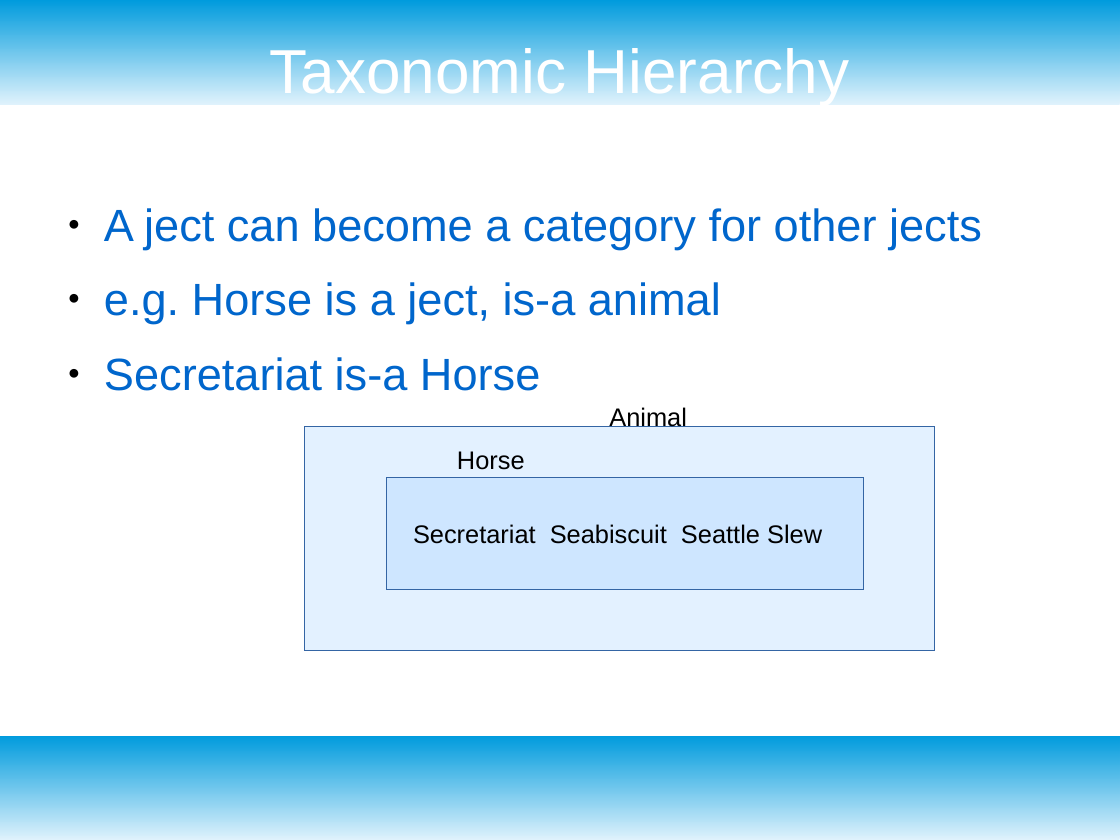
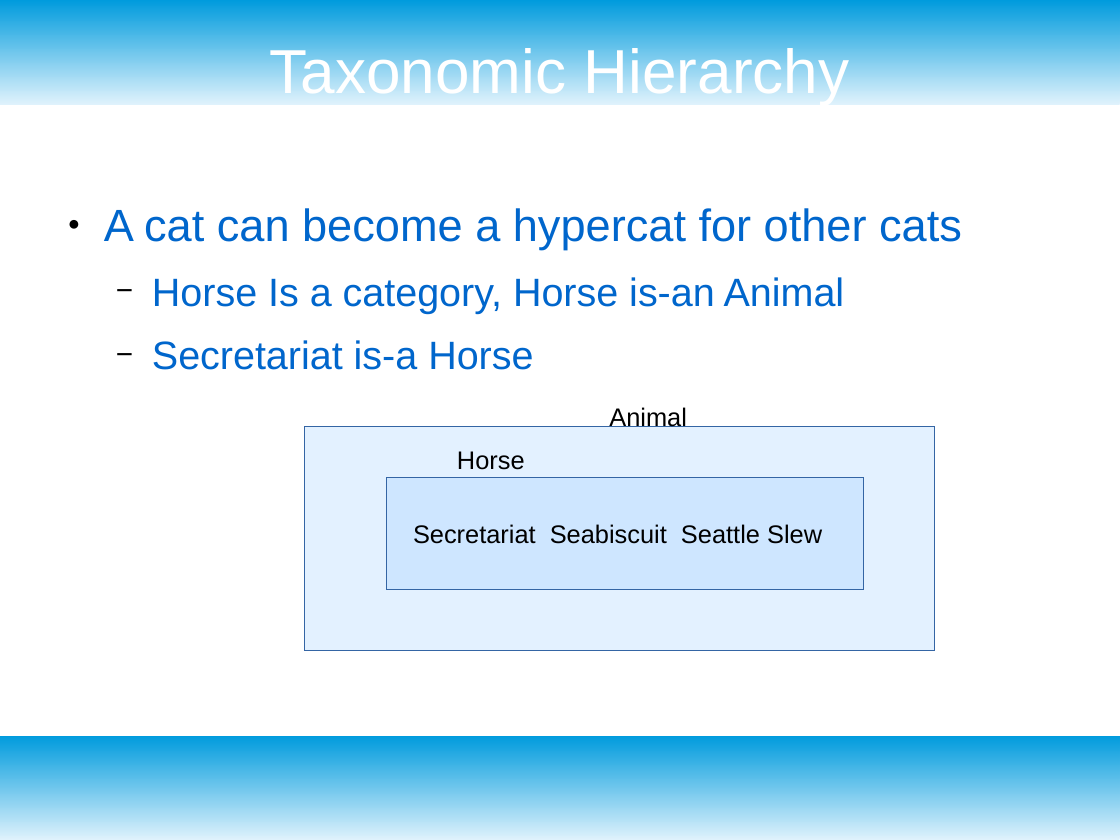
Before and after one commit to livcoco/pensieve, a slide deck: slide 9 of docs/categorizer_concepts.odp (slide 8 before the commit). Drawn at 1120x840 pixels with LibreOffice and Linux fonts; fonts in the diff are those of the drawing. Boxes give left, top, right and bottom in pixels: in the first picture for what was removed or moved away, otherwise in the second. Text is boxed around its words. In the diff, an @@ line names an element or a change of style, - is before the commit and + after.

```diff
--- a/docs/categorizer_concepts.odp
+++ b/docs/categorizer_concepts.odp
@@ text at (x1=104, y1=208, x2=962, y2=314): text changed @@
-● A ject can become a category for other jects
-● e.g. Horse is a ject, is-a animal
+● A cat can become a hypercat for other cats
+  − Horse Is a category, Horse is-an Animal
@@ text at (x1=152, y1=340, x2=533, y2=370): size 32 to 28 pt in "Secretariat is-a Horse"; bullet ● to −; list level 1 to 2 in "Secretariat is-a Horse" @@
```
Also in this commit, not shown: 6 other slides changed, 1 slide added, 1 other file.
